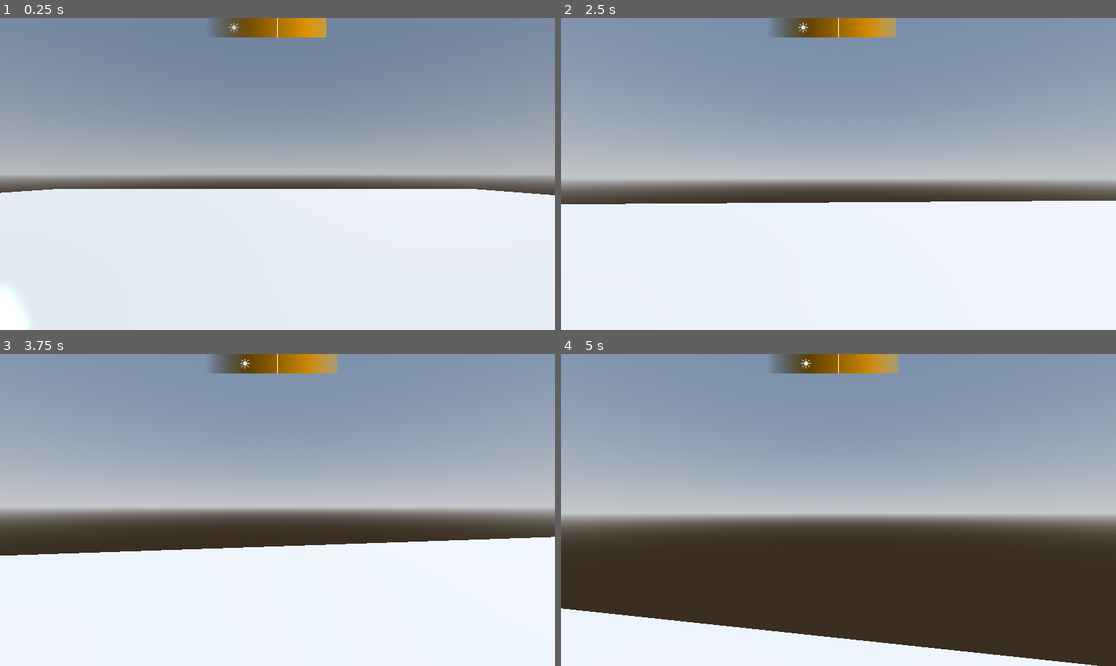
Above: before the commit, frames 1-4 (two rows, left to right).
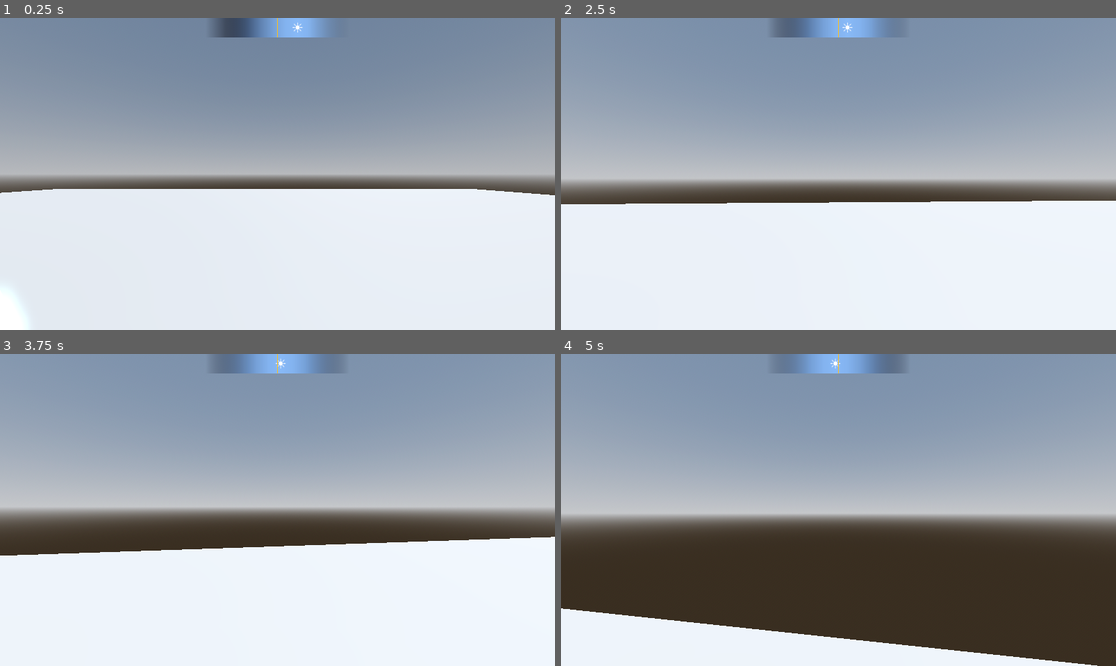
Above: after the commit, the same moments.

Repository: Cassetu/nightfort
Game: Godot game, scene res://scenes/world.tscn
Same seed, same stepped clock (60 frames per second), same inputs: the game is played once before the commit and once after it.
Inputs (mouse positions are in pixels of both pictures, inside the frame that each line leads up to):
- Up to frame 1 (0.25 s): no input
- Up to frame 2 (2.5 s): tap Enter (ui_accept) at 0.5, 0.77, 1.52 s; move the mouse to (866, 174) at 0.52 s; hold Up (ui_up) from 0.53 s (still down); click (866, 174) at 0.6 s; move the mouse to (810, 174) at 1.27 s; click (810, 174) at 1.35 s; move the mouse to (849, 167) at 2.02 s; click (849, 167) at 2.1 s
- Up to frame 3 (3.75 s): keep holding Up (ui_up); tap Enter (ui_accept) at 2.75, 3.02 s; move the mouse to (271, 516) at 2.77 s; click (271, 516) at 2.85 s; move the mouse to (316, 513) at 3.52 s; click (316, 513) at 3.6 s
- Up to frame 4 (5 s): keep holding Up (ui_up); tap Enter (ui_accept) at 3.77, 4.52 s; move the mouse to (794, 506) at 4.27 s; click (794, 506) at 4.35 s

The runs differ from the first frame. In frame 1, 1.2% of the frame differs, in the area x 40-59%, y 0-7%; in frame 2, 1.3%; in frame 3, 1.3%; in frame 4, 1.4%, in the area x 39-62%, y 0-7%.

Commit message:
Update
update

Diff:
--- a/scenes/hud.tscn
+++ b/scenes/hud.tscn
@@ -11,12 +11,12 @@
 gradient = SubResource("Gradient_oo0fn")
 
 [sub_resource type="Gradient" id="Gradient_5ysmq"]
-offsets = PackedFloat32Array(0, 0.50666666, 1)
-colors = PackedColorArray(1, 0.675, 0.25, 1, 0, 0, 0, 1, 1, 0.6666667, 0, 1)
+offsets = PackedFloat32Array(0, 0.04167, 0.08333, 0.125, 0.16667, 0.20833, 0.25, 0.29167, 0.33333, 0.375, 0.41667, 0.45833, 0.5, 0.54167, 0.58333, 0.625, 0.66667, 0.70833, 0.75, 0.79167, 0.83333, 0.875, 0.91667, 0.95833, 1)
+colors = PackedColorArray(0.5332, 0.7268, 0.9702, 1, 0.5157, 0.7027, 0.9391, 1, 0.4644, 0.6321, 0.8482, 1, 0.3829, 0.5198, 0.7036, 1, 0.2766, 0.3734, 0.5151, 1, 0.1528, 0.2029, 0.2956, 1, 0.0306, 0.0346, 0.0788, 1, 0.0306, 0.0346, 0.0788, 1, 0.0306, 0.0346, 0.0788, 1, 0.0306, 0.0346, 0.0788, 1, 0.0306, 0.0346, 0.0788, 1, 0.0306, 0.0346, 0.0788, 1, 0.0306, 0.0346, 0.0788, 1, 0.0306, 0.0346, 0.0788, 1, 0.0306, 0.0346, 0.0788, 1, 0.0306, 0.0346, 0.0788, 1, 0.0306, 0.0346, 0.0788, 1, 0.0306, 0.0346, 0.0788, 1, 0.0306, 0.0346, 0.0788, 1, 0.1528, 0.2029, 0.2956, 1, 0.2766, 0.3734, 0.5151, 1, 0.3829, 0.5198, 0.7036, 1, 0.4644, 0.6321, 0.8482, 1, 0.5157, 0.7027, 0.9391, 1, 0.5332, 0.7268, 0.9702, 1)
 
 [sub_resource type="GradientTexture1D" id="GradientTexture1D_6fi6k"]
 gradient = SubResource("Gradient_5ysmq")
-width = 257
+width = 600
 
 [node name="HUD" type="CanvasLayer"]
 script = ExtResource("1_oo0fn")
@@ -34,46 +34,57 @@
 texture = SubResource("GradientTexture1D_5ysmq")
 
 [node name="Timeline" type="TextureRect" parent="TimeBar"]
-layout_mode = 1
-anchors_preset = 8
-anchor_left = 0.5
-anchor_top = 0.5
-anchor_right = 0.5
-anchor_bottom = 0.5
-offset_left = -300.0
-offset_top = -20.0
-offset_right = 300.0
-offset_bottom = 20.0
-grow_horizontal = 2
-grow_vertical = 2
+layout_mode = 0
+offset_right = 600.0
+offset_bottom = 40.0
 texture = SubResource("GradientTexture1D_6fi6k")
 
 [node name="SunIcon" type="Label" parent="TimeBar/Timeline"]
 layout_mode = 0
-offset_left = 163.0
-offset_right = 203.0
+offset_left = -20.0
+offset_right = 20.0
 offset_bottom = 39.0
 theme = ExtResource("2_5ysmq")
 theme_override_font_sizes/font_size = 28
 text = "☀️"
+horizontal_alignment = 1
 
-[node name="SunIcon2" type="Label" parent="TimeBar/Timeline"]
+[node name="MoonIcon" type="Label" parent="TimeBar/Timeline"]
 layout_mode = 0
-offset_left = 395.0
-offset_right = 435.0
+offset_left = 280.0
+offset_right = 320.0
+offset_bottom = 39.0
+theme = ExtResource("2_5ysmq")
+theme_override_font_sizes/font_size = 28
+text = "🌙"
+horizontal_alignment = 1
+
+[node name="Timeline2" type="TextureRect" parent="TimeBar"]
+layout_mode = 0
+offset_left = 600.0
+offset_right = 1200.0
+offset_bottom = 40.0
+texture = SubResource("GradientTexture1D_6fi6k")
+
+[node name="SunIcon" type="Label" parent="TimeBar/Timeline2"]
+layout_mode = 0
+offset_left = -20.0
+offset_right = 20.0
 offset_bottom = 39.0
 theme = ExtResource("2_5ysmq")
 theme_override_font_sizes/font_size = 28
 text = "☀️"
+horizontal_alignment = 1
 
-[node name="MoonIcon" type="Label" parent="TimeBar/Timeline"]
+[node name="MoonIcon" type="Label" parent="TimeBar/Timeline2"]
 layout_mode = 0
-offset_left = 279.0
-offset_right = 319.0
+offset_left = 280.0
+offset_right = 320.0
 offset_bottom = 39.0
 theme = ExtResource("2_5ysmq")
 theme_override_font_sizes/font_size = 28
 text = "🌙"
+horizontal_alignment = 1
 
 [node name="Tic" type="ColorRect" parent="TimeBar"]
 layout_mode = 1
@@ -88,3 +99,4 @@
 offset_bottom = 20.0
 grow_horizontal = 2
 grow_vertical = 2
+color = Color(1, 0.75, 0.1, 1)
--- a/scripts/hud.gd
+++ b/scripts/hud.gd
@@ -1,8 +1,13 @@
 extends CanvasLayer
 
+const STRIP_WIDTH := 600.0
+const TIC_X := 150.0
+
 @onready var sun = $"../Sun"
-@onready var timeline = $TimeBar/Timeline
+@onready var strip_a = $TimeBar/Timeline
+@onready var strip_b = $TimeBar/Timeline2
 
 func _process(_delta):
-	var cycle = wrapf(sun.rotation.x / TAU, 0.0, 1.0)
-	timeline.position.x = 150 - (cycle * 600.0)
+	var base = fposmod(TIC_X - sun.day_phase * STRIP_WIDTH, STRIP_WIDTH) - STRIP_WIDTH
+	strip_a.position.x = base
+	strip_b.position.x = base + STRIP_WIDTH
--- a/scripts/sun.gd
+++ b/scripts/sun.gd
@@ -1,15 +1,22 @@
 extends DirectionalLight3D
 
 @export var day_length_seconds: float = 60.0
+@export_range(0.0, 1.0) var phase_offset: float = 0.0
+
 var time_multiplier: float
+var day_phase: float = 0.0
 
 @onready var env = $"../WorldEnvironment".environment
 
 func _ready():
 	time_multiplier = TAU / day_length_seconds
+	var dir = -global_transform.basis.z
+	var psi = atan2(dir.z, dir.y)
+	day_phase = wrapf((psi - PI) / TAU + phase_offset, 0.0, 1.0)
 
 func _process(delta):
 	rotate_x(time_multiplier * delta)
+	day_phase = wrapf(day_phase + delta / day_length_seconds, 0.0, 1.0)
 
 	var sun_height = -global_transform.basis.z.y
 	var energy = clamp(-sun_height, 0.02, 1.0)
Not shown: 1 places in scenes/hud.tscn that only renumber resources
Not shown: 1 places in scenes/world.tscn that only renumber resources
Not shown, changed: scripts/sun.gd.uid
